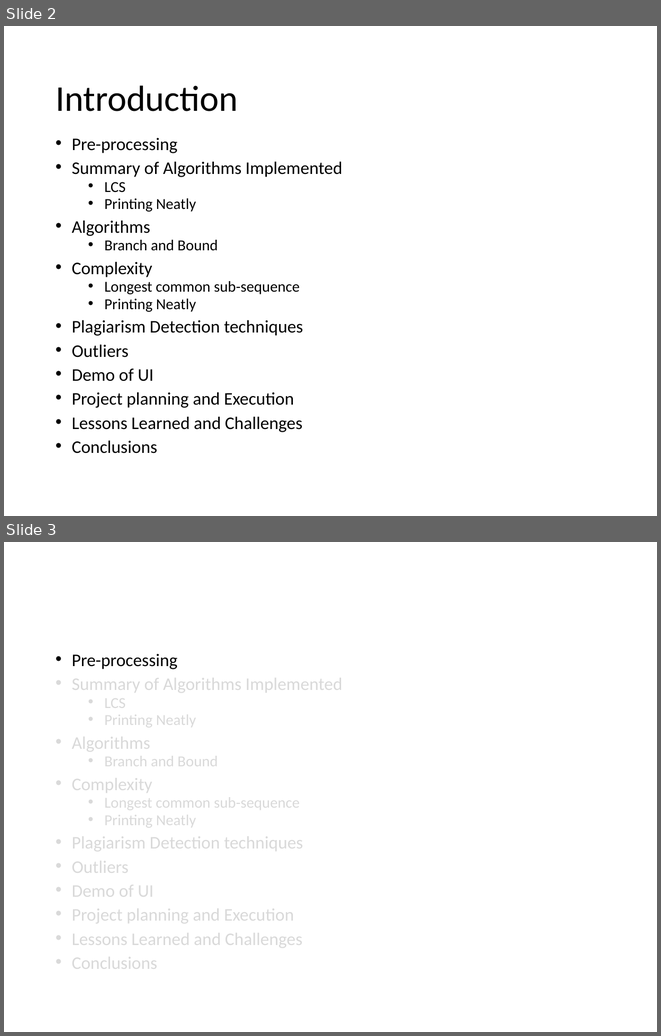
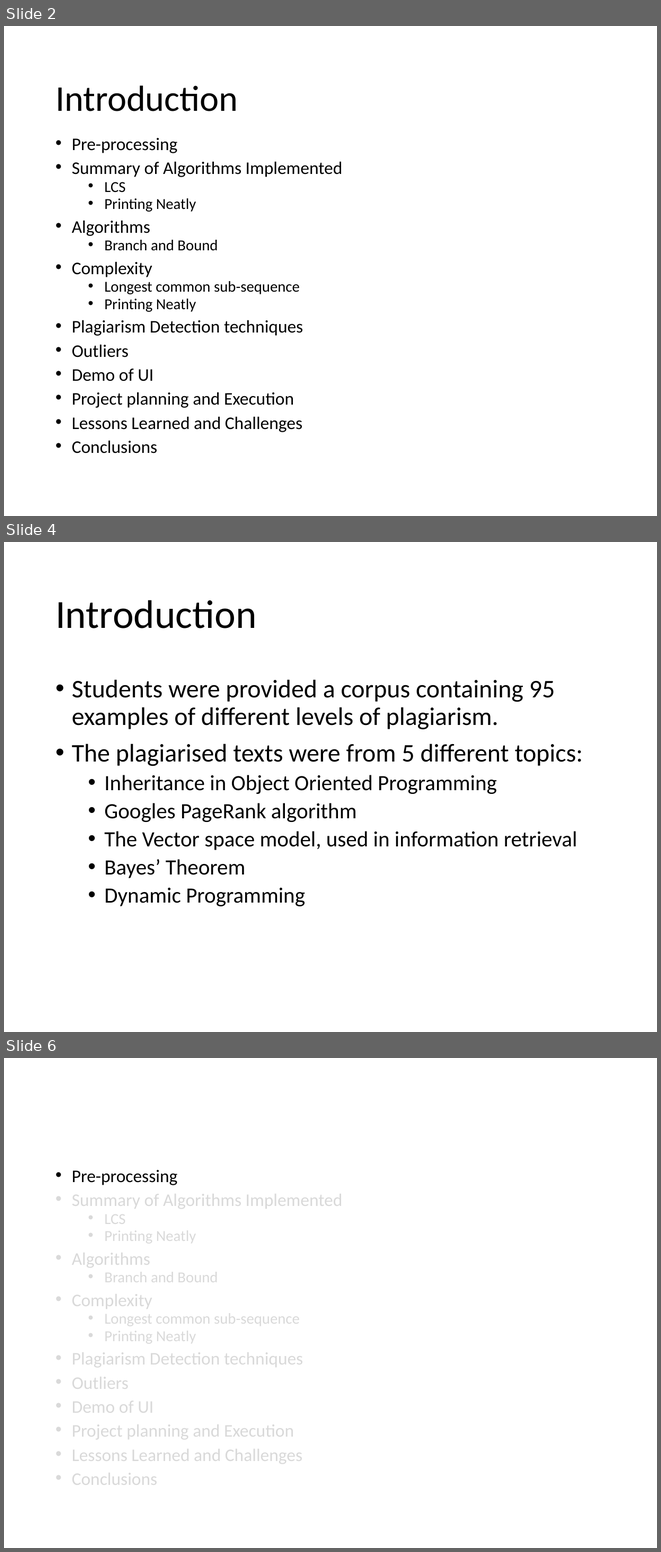
Before and after one commit to edbeeching/AA_LCS_Project, a slide deck: Presentation_v1.pptx. Shown one above the other, each under a label of ours: slides 2 and 3 before the commit, slides 2, 4 and 6 after it; the slides between them are not shown. The pictures are 661x1036 and 661x1552 pixels, drawn with LibreOffice and Linux fonts; fonts in the diff are those of the drawing. Boxes give left, top, right and bottom in pixels: in the first picture for what was removed or moved away, otherwise in the second. Text is boxed around its words. In the diff, an @@ line names an element or a change of style, - is before the commit and + after.

```diff
--- a/Presentation_v1.pptx
+++ b/Presentation_v1.pptx
@@ slide 4 added at (4, 542, 657, 1032), background #FFFFFF @@
@@ title added at (55, 600, 257, 628), 44 pt, text #000000 @@
+Introduction
@@ text added at (72, 679, 583, 906), 24 pt, text #000000 @@
+• Students were provided a corpus containing 95 examples of different levels of plagiarism.
+• The plagiarised texts were from 5 different topics:
+  • Inheritance in Object Oriented Programming
+  • Googles PageRank algorithm
+  • The Vector space model, used in information retrieval
+  • Bayes’ Theorem
+  • Dynamic Programming
@@ what was slide 3 is now slide 6 @@
```
Also in this commit, not shown: 10 slides changed, 13 other slides added, 2 slides removed, 59 other files.
